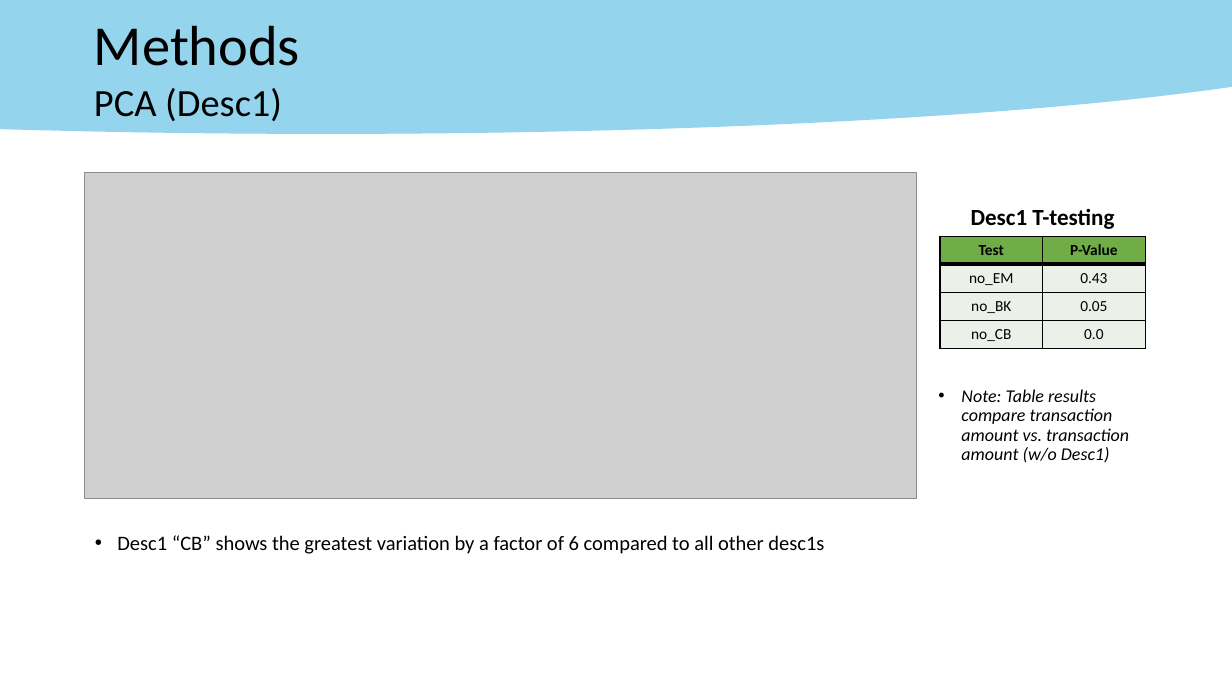
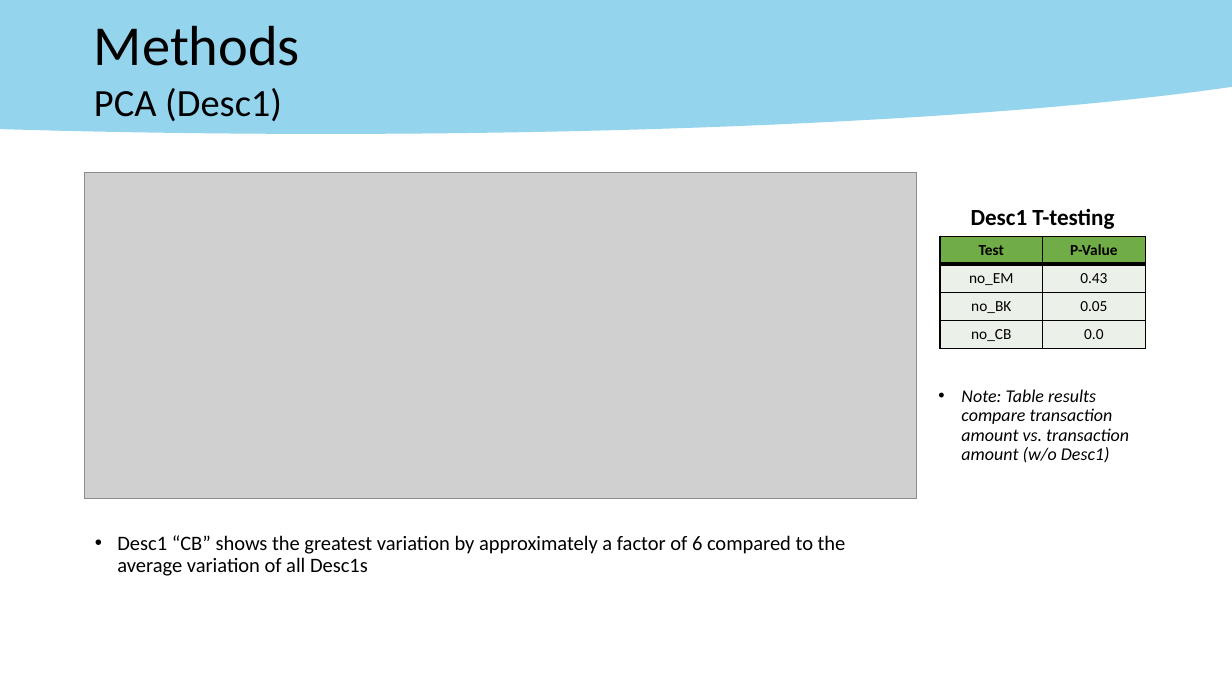
Before and after one commit to lelandjmurrin/Acquisition_Due_Dilligence_Capstone_Project, a slide deck: slide 17 of Accounting_Project_Presentation.pptx. Drawn at 1232x693 pixels with LibreOffice and Linux fonts; fonts in the diff are those of the drawing; grey boxes stand for pictures. Boxes give left, top, right and bottom in pixels: in the first picture for what was removed or moved away, otherwise in the second. Text is boxed around its words. In the diff, an @@ line names an element or a change of style, - is before the commit and + after.

```diff
--- a/Accounting_Project_Presentation.pptx
+++ b/Accounting_Project_Presentation.pptx
@@ text at (x1=117, y1=535, x2=846, y2=576): text changed @@
-  • Desc1 “CB” shows the greatest variation by a factor of 6 compared to all other desc1s
+  • Desc1 “CB” shows the greatest variation by approximately a factor of 6 compared to the average variation of all Desc1s
```
Also in this commit, not shown: 1 other slide changed, 4 other files.
